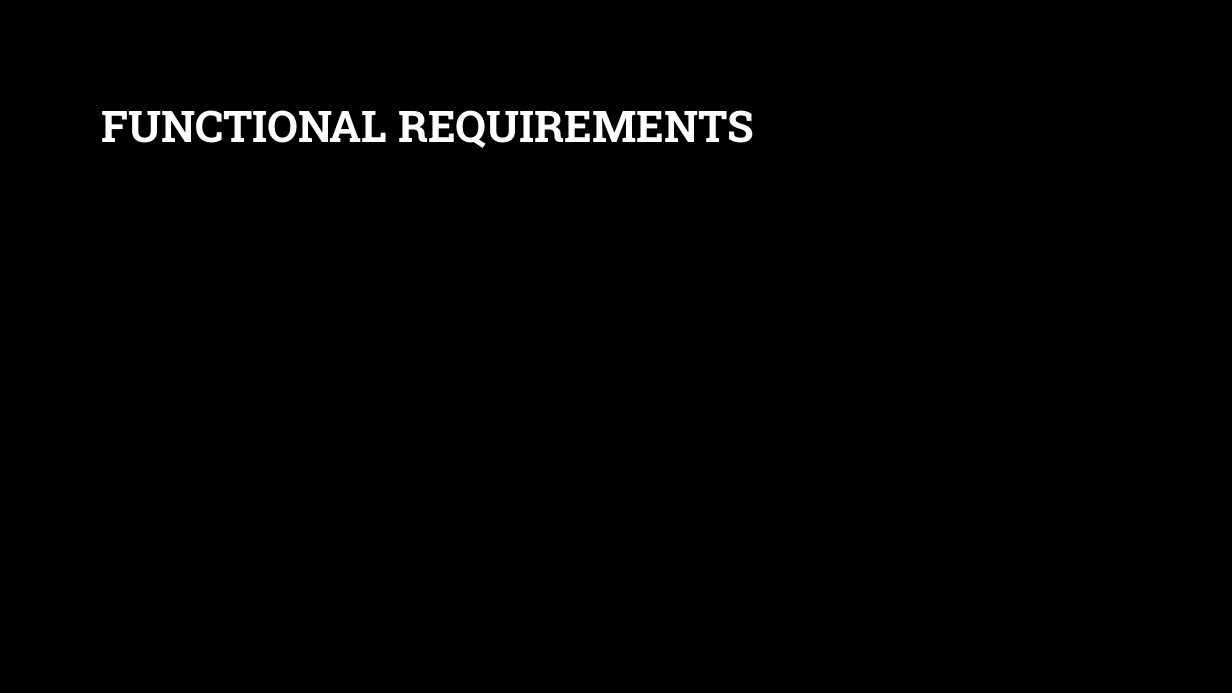
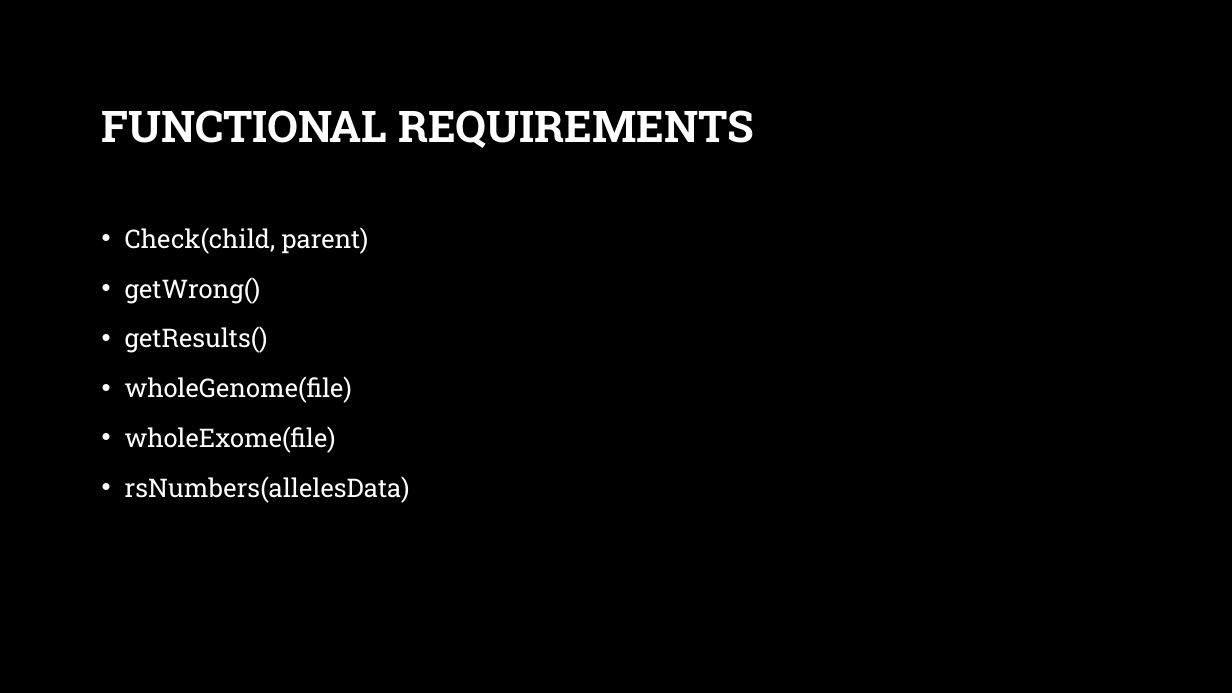
Before and after one commit to YoussifAssem/Genatac, a slide deck: slide 9 of E-Genetics/presentations/Genetics.pptx. Drawn at 1232x693 pixels with LibreOffice and Linux fonts; fonts in the diff are those of the drawing; background and template pictures are left out. Boxes give left, top, right and bottom in pixels: in the first picture for what was removed or moved away, otherwise in the second. Text is boxed around its words. In the diff, an @@ line names an element or a change of style, - is before the commit and + after.

```diff
--- a/E-Genetics/presentations/Genetics.pptx
+++ b/E-Genetics/presentations/Genetics.pptx
@@ text added at <box>125,227,410,503</box>, 20 pt, text #FFFFFF @@
+• Check(child, parent)
+• getWrong()
+• getResults()
+• wholeGenome(file)
+• wholeExome(file)
+• rsNumbers(allelesData)
```
Also in this commit, not shown: 8 other slides changed, 2 slides added, 1 slide removed.
